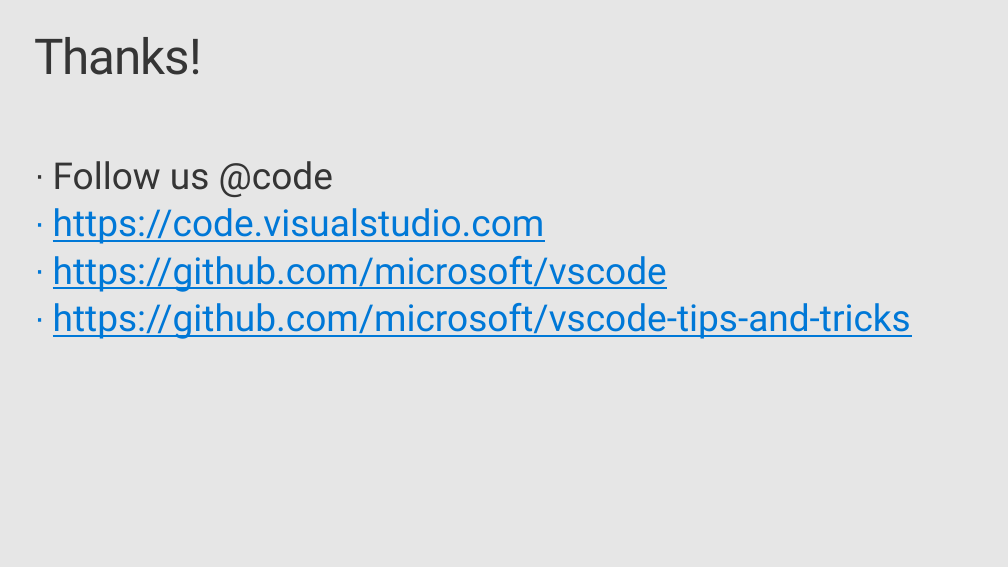
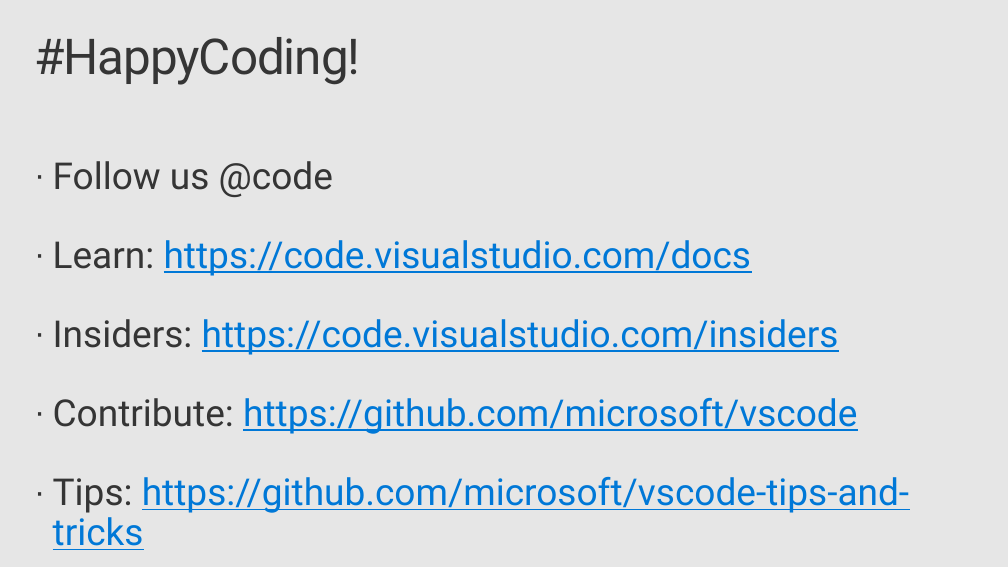
Before and after one commit to chrisdias/ignite2017, a slide deck: slide 14 of thr3028(r).chrisdias.vscodetipstricks.pptx (slide 4 before the commit). Drawn at 1008x567 pixels with LibreOffice and Linux fonts; fonts in the diff are those of the drawing; background and template pictures are left out. Boxes give left, top, right and bottom in pixels: in the first picture for what was removed or moved away, otherwise in the second. Text is boxed around its words. In the diff, an @@ line names an element or a change of style, - is before the commit and + after.

```diff
--- a/thr3028(r).chrisdias.vscodetipstricks.pptx
+++ b/thr3028(r).chrisdias.vscodetipstricks.pptx
@@ title at (x1=34, y1=37, x2=360, y2=85): text changed @@
-Thanks!
+#HappyCoding!
@@ text at (x1=53, y1=240, x2=909, y2=550): text changed @@
-· https://code.visualstudio.com
-· https://github.com/microsoft/vscode
-· https://github.com/microsoft/vscode-tips-and-tricks
+· Learn: https://code.visualstudio.com/docs
+· Insiders: https://code.visualstudio.com/insiders
+· Contribute: https://github.com/microsoft/vscode
+· Tips: https://github.com/microsoft/vscode-tips-and-tricks
```
Also in this commit, not shown: 1 other slide changed, 12 slides added, 2 slides removed, 4 other files.
